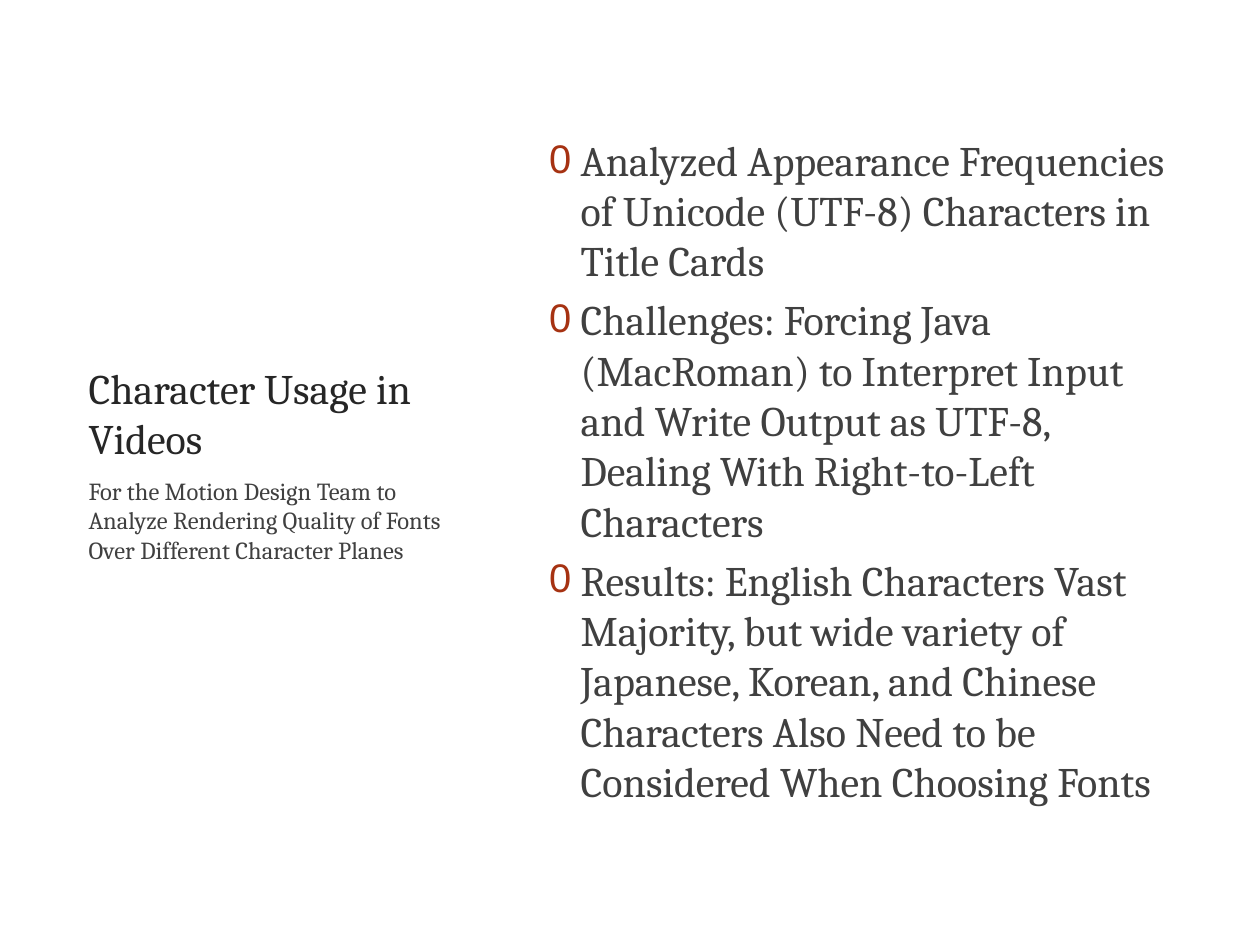
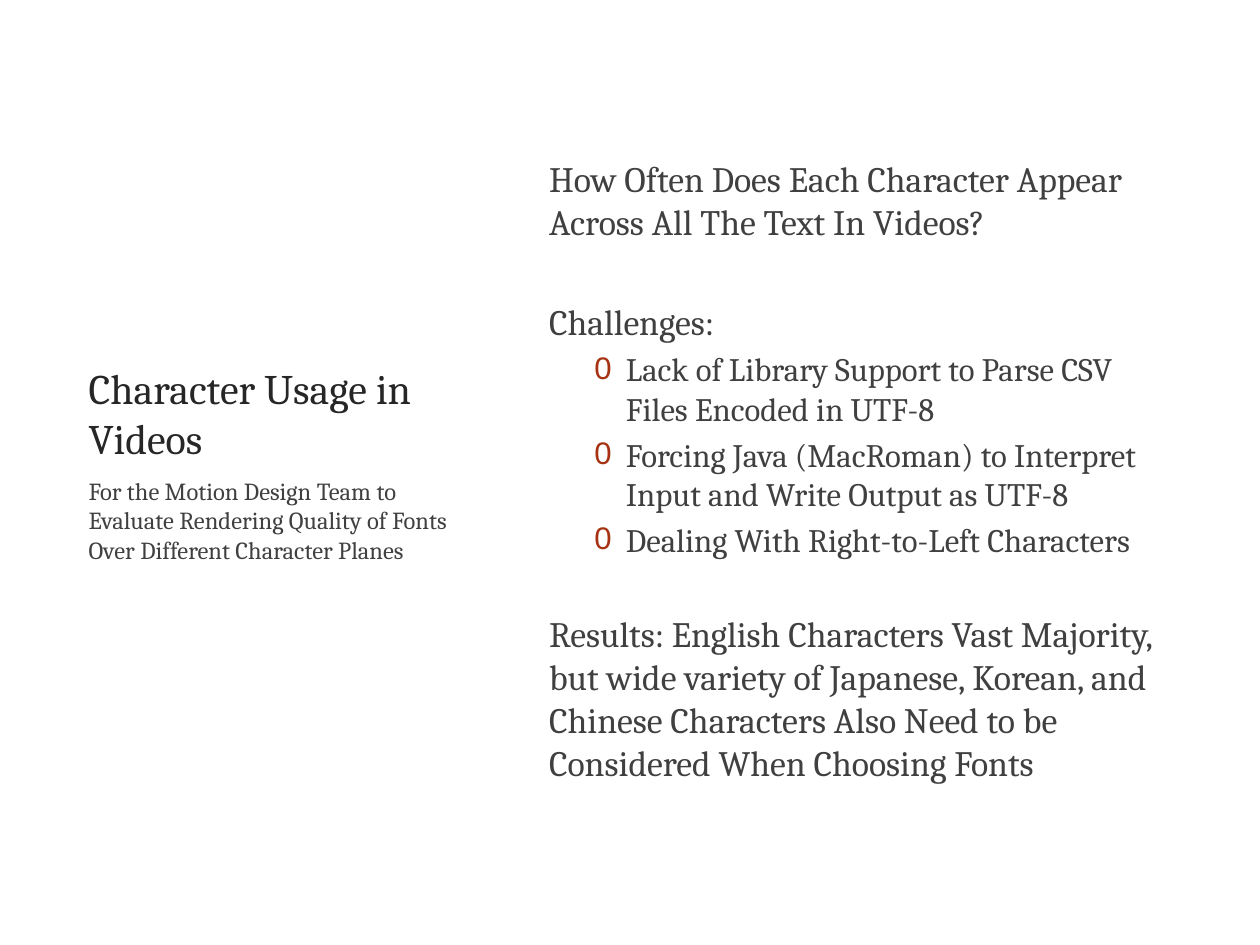
Before and after one commit to atultiwary/TechTalk, a slide deck: slide 11 of TechTalk.pptx (slide 13 before the commit). Drawn at 1260x945 pixels with LibreOffice and Linux fonts; fonts in the diff are those of the drawing; background and template pictures are left out. Boxes give left, top, right and bottom in pixels: in the first picture for what was removed or moved away, otherwise in the second. Text is boxed around its words. In the diff, an @@ line names an element or a change of style, - is before the commit and + after.

```diff
--- a/TechTalk.pptx
+++ b/TechTalk.pptx
@@ text at (549,166,1136,559): text changed; size 24 to 18.7 pt @@
-0 Analyzed Appearance Frequencies of Unicode (UTF-8) Characters in Title Cards
-0 Challenges: Forcing Java (MacRoman) to Interpret Input and Write Output as UTF-8, Dealing With Right-to-Left Characters
+How Often Does Each Character Appear Across All The Text In Videos?
+Challenges:
+  0 Lack of Library Support to Parse CSV Files Encoded in UTF-8
+  0 Forcing Java (MacRoman) to Interpret Input and Write Output as UTF-8
+  0 Dealing With Right-to-Left Characters
@@ text at (89,483,447,560): text changed @@
-For the Motion Design Team to Analyze Rendering Quality of Fonts Over Different Character Planes
+For the Motion Design Team to Evaluate Rendering Quality of Fonts Over Different Character Planes
@@ text at (549,622,1153,784): size 24 to 20.4 pt in "Results: English Characters Vast Majority, but wide ..."; bullet 0 to none @@
```
Also in this commit, not shown: 14 other slides changed, 3 slides added, 2 slides removed.
